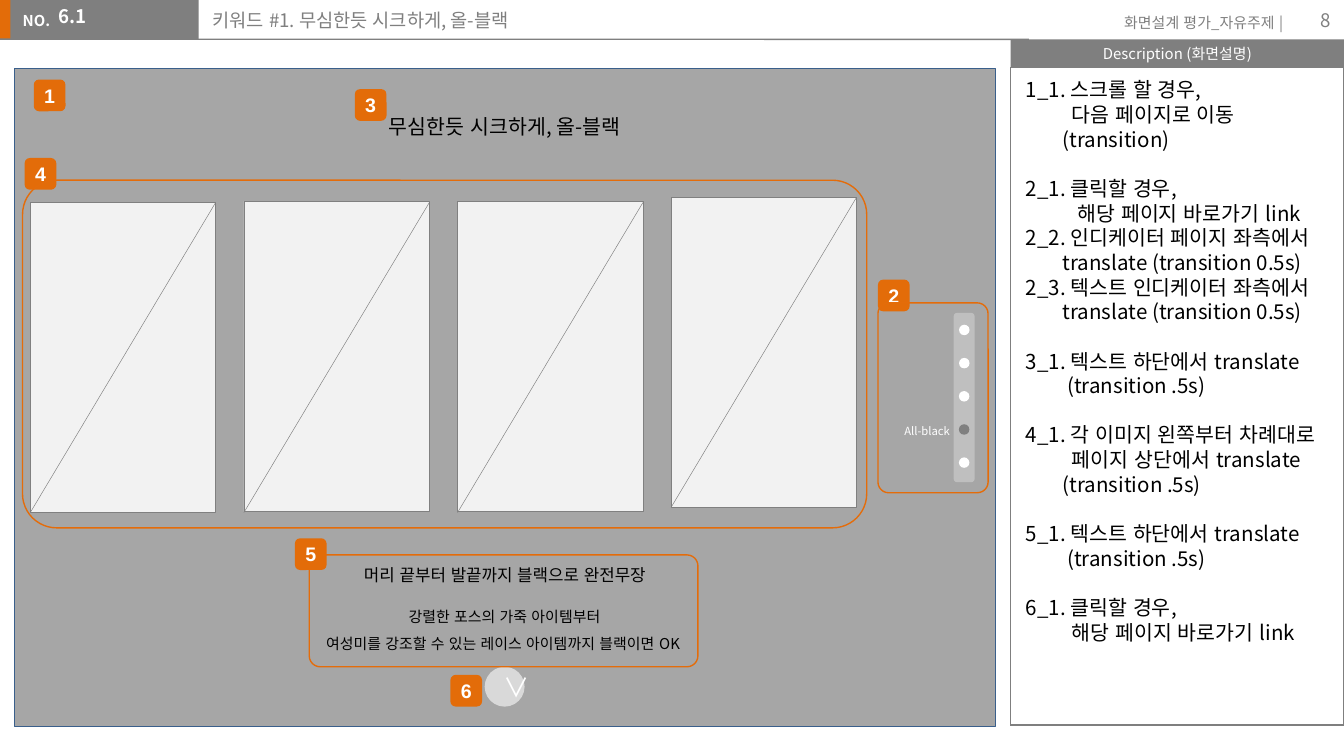
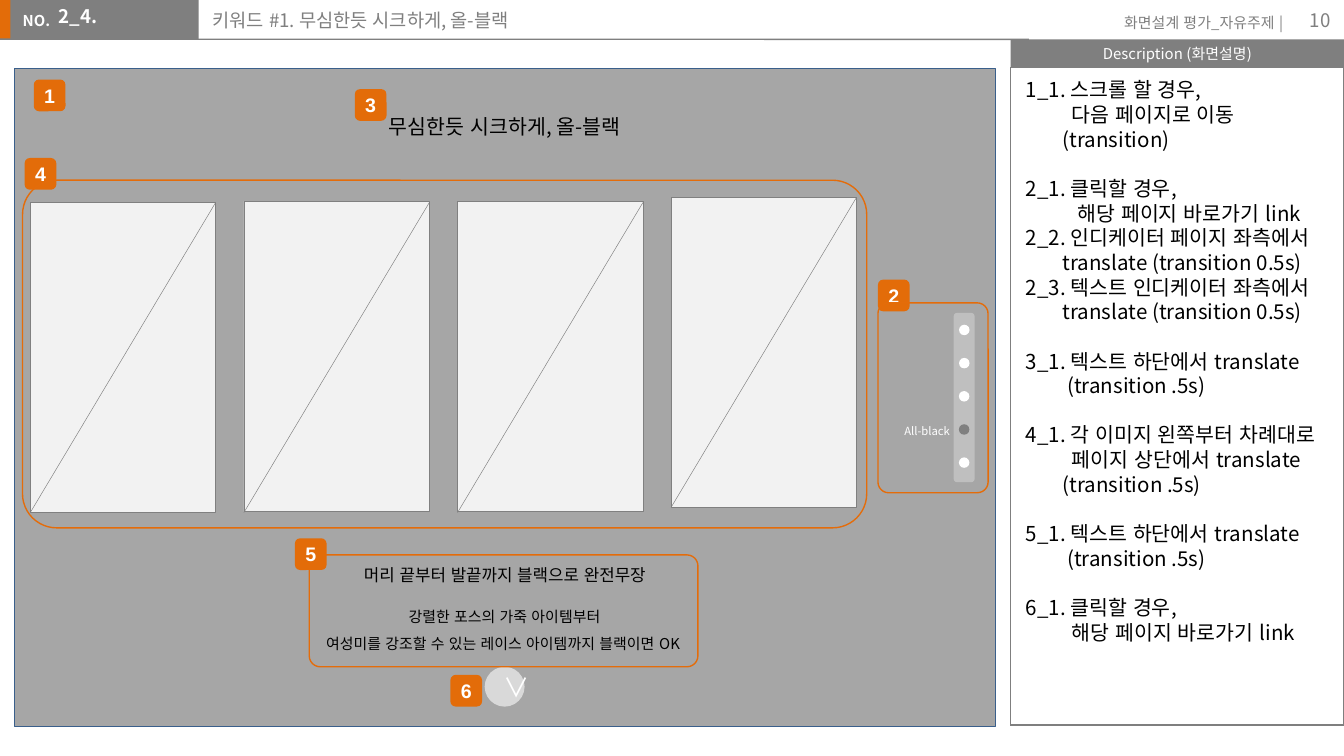
Before and after one commit to chaemilee9012/TIL2020, a slide deck: slide 10 of assignment/storyboard/이채미.pptx (slide 8 before the commit). Drawn at 1344x756 pixels with LibreOffice and Linux fonts; fonts in the diff are those of the drawing. Boxes give left, top, right and bottom in pixels: in the first picture for what was removed or moved away, otherwise in the second. Text is boxed around its words. In the diff, an @@ line names an element or a change of style, - is before the commit and + after.

```diff
--- a/assignment/storyboard/이채미.pptx
+++ b/assignment/storyboard/이채미.pptx
@@ text at (x1=59, y1=9, x2=98, y2=26): text changed @@
-6.1
+2_4.
@@ page number at (x1=1310, y1=13, x2=1331, y2=27): text changed @@
-8
+10
```
Also in this commit, not shown: 7 other slides changed, 6 slides added, 5 other files.
